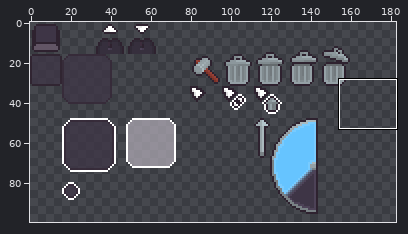
Edited in one commit: sprite sheet (assets/Textures/UI.png). The first picture is a wide view before the edit; the outline marks the close-up.
Close-up. Old version:
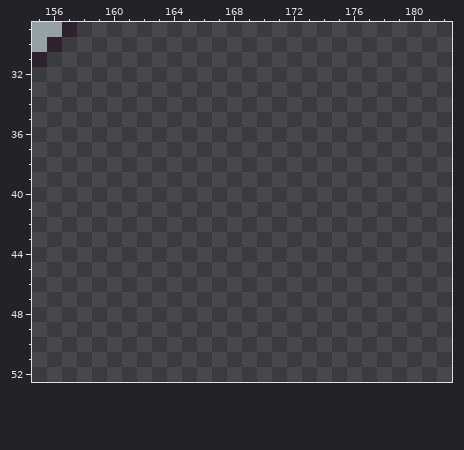
The file is 256x256 pixels. Colours within 5 levels of each other are drawn and written as one. Shown: x 155..182, y 29..52. The wide view leaves out empty margins.
After the commit:
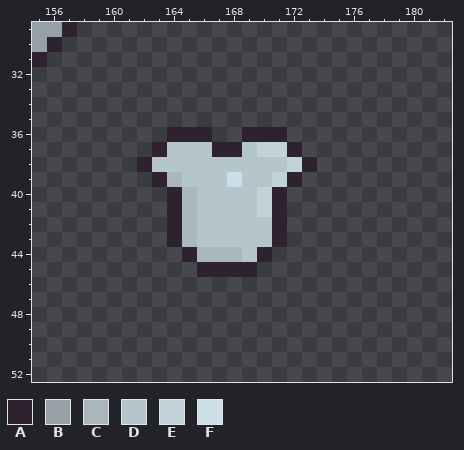
Palette (. is transparent): A #2e222f  B #95a1a6  C #aab8bd  D #b4c5cc  E #c1d2d9  F #ccdee6
Edits made:
y 36: x 164..166 ... -> AAA; x 169..171 ... -> AAA
y 37: x 163..172 .......... -> ADDDAADEEA
y 38: x 162..173 ............ -> ADDDDDDDDDEA
y 39: x 163..172 .......... -> ACDDDFDDEA
y 40..41: x 164..171 ........ -> ACDDDDEA
y 42..43: x 164..171 ........ -> ACDDDDDA
y 44: x 165..170 ...... -> ACCCDA
y 45: x 166..169 .... -> AAAA
Where, in picture pixels (left, top, right, bottom), the same in both close-ups:
added: (137, 127, 317, 277)
